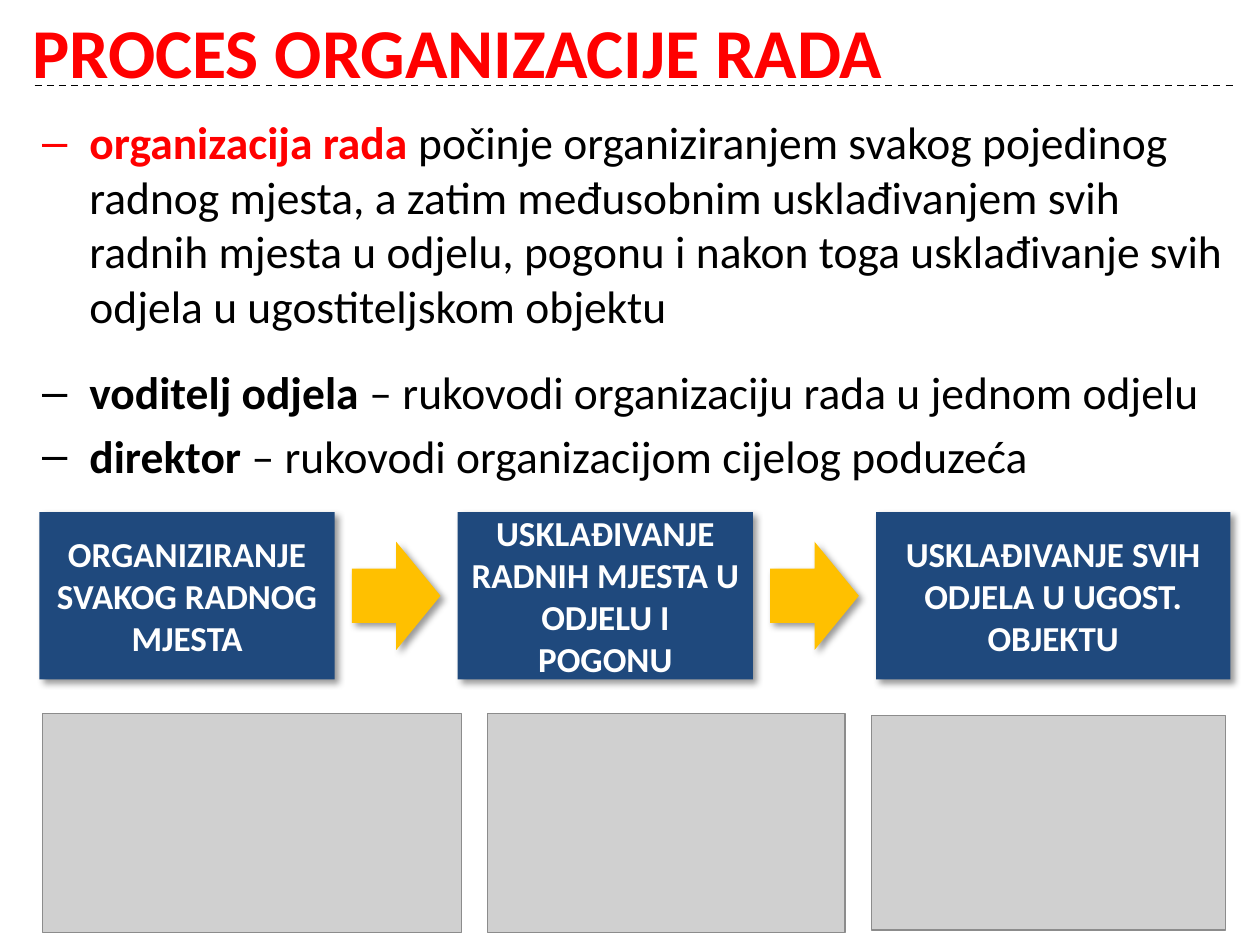
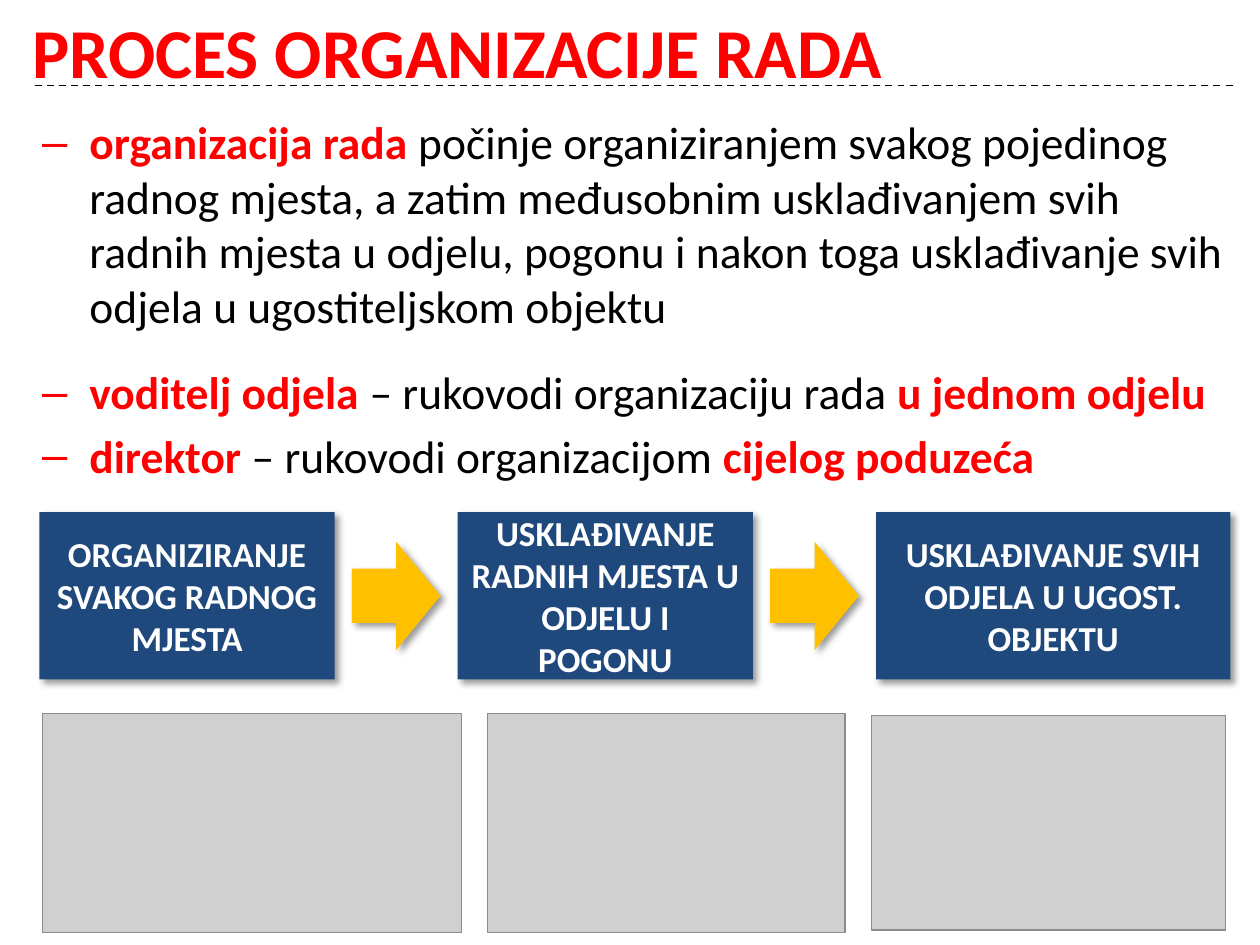
Before and after one commit to cornx/print, a slide deck: slide 8 of data/organizacija/001_Organizacija_uvod.pptx. Drawn at 1260x945 pixels with LibreOffice and Linux fonts; fonts in the diff are those of the drawing; grey boxes stand for pictures. Boxes give left, top, right and bottom in pixels: in the first picture for what was removed or moved away, otherwise in the second. Text is boxed around its words. In the diff, an @@ line names an element or a change of style, - is before the commit and + after.

```diff
--- a/data/organizacija/001_Organizacija_uvod.pptx
+++ b/data/organizacija/001_Organizacija_uvod.pptx
@@ text at <box>89,377,1206,481</box>: text colour #000000 to #FF0000 in "voditelj odjela u jednom odjelu", "direktor cijelog poduzeća"; bold on in "u jednom odjelu", "cijelog poduzeća" @@
```
Also in this commit, not shown: 4 other slides changed.
